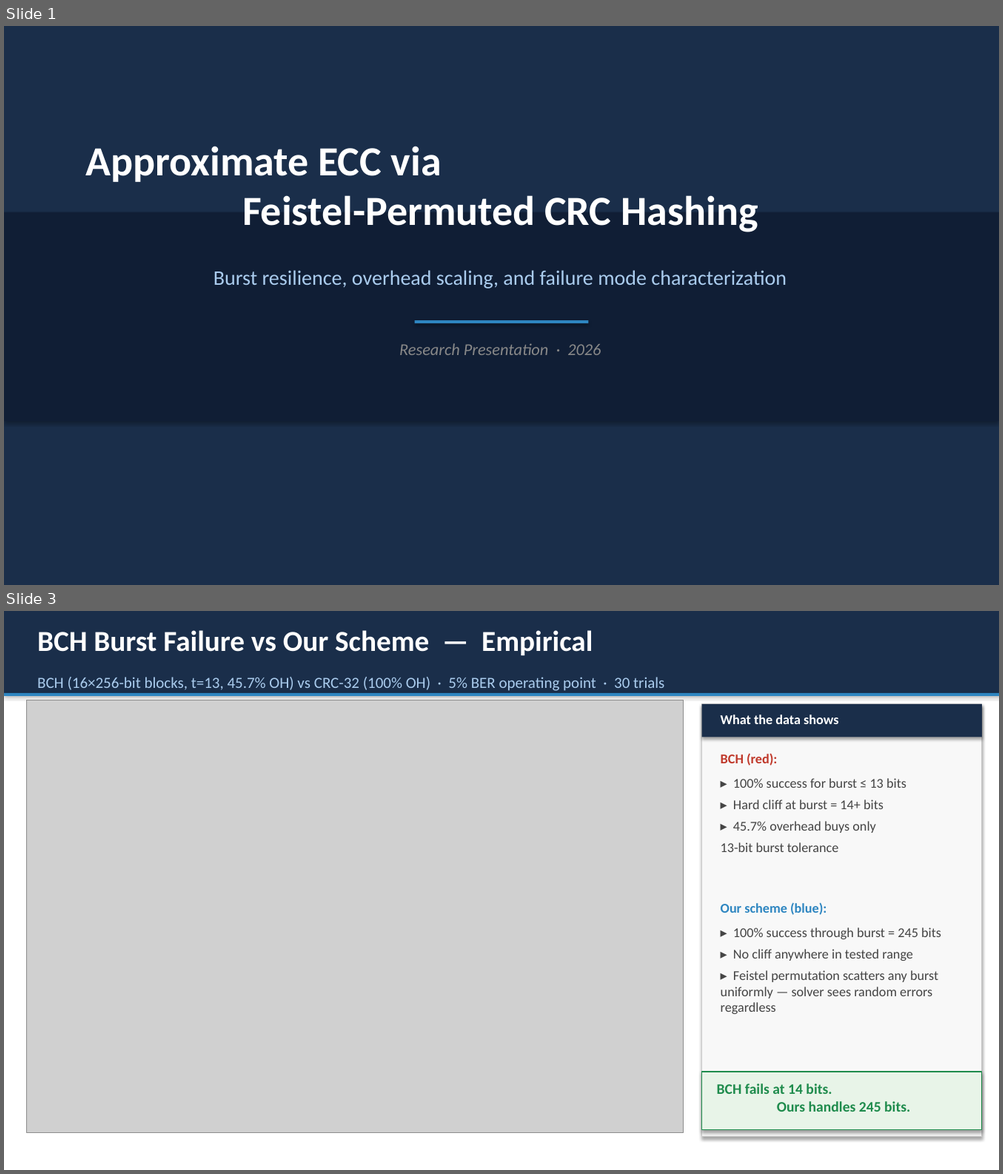
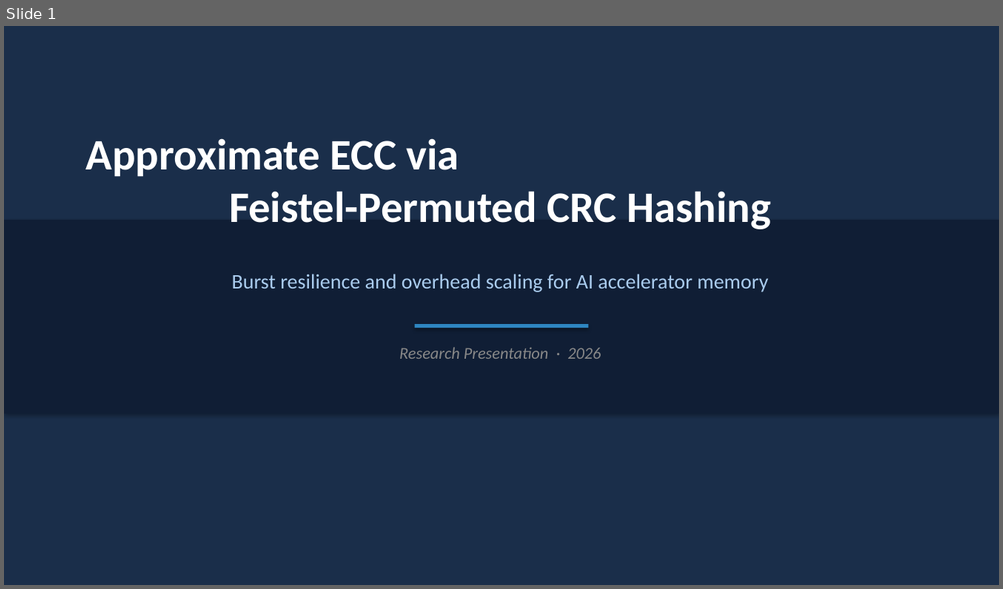
Before and after one commit to dmrlobo2002/approximate_ecc, a slide deck: advisor_slides.pptx. Shown one above the other, each under a label of ours: slides 1 and 3 before the commit, slide 1 after it; the slides between them are not shown. The pictures are 1003x1174 and 1003x589 pixels, drawn with LibreOffice and Linux fonts; fonts in the diff are those of the drawing; grey boxes stand for pictures. Boxes give left, top, right and bottom in pixels: in the first picture for what was removed or moved away, otherwise in the second. Text is boxed around its words. In the diff, an @@ line names an element or a change of style, - is before the commit and + after.

```diff
--- a/advisor_slides.pptx
+++ b/advisor_slides.pptx
@@ slide 3 removed at (x1=4, y1=611, x2=999, y2=1170), background #FFFFFF @@
@@ rectangle removed at (x1=4, y1=611, x2=999, y2=1170) @@
@@ rectangle removed at (x1=4, y1=611, x2=999, y2=693) @@
@@ text removed at (x1=37, y1=630, x2=592, y2=655) @@
-BCH Burst Failure vs Our Scheme — Empirical
@@ text removed at (x1=37, y1=677, x2=664, y2=691) @@
-BCH (16×256-bit blocks, t=13, 45.7% OH) vs CRC-32 (100% OH) · 5% BER operating point · 30 trials
@@ rectangle removed at (x1=4, y1=693, x2=999, y2=696) @@
@@ picture removed at (x1=26, y1=701, x2=683, y2=1133) @@
@@ rectangle removed at (x1=702, y1=704, x2=982, y2=1137) @@
@@ rectangle removed at (x1=702, y1=704, x2=982, y2=737) @@
@@ text removed at (x1=720, y1=715, x2=838, y2=724) @@
-What the data shows
@@ text removed at (x1=720, y1=753, x2=777, y2=766) @@
-BCH (red):
@@ text removed at (x1=720, y1=778, x2=906, y2=852) @@
-▸ 100% success for burst ≤ 13 bits
-▸ Hard cliff at burst = 14+ bits
-▸ 45.7% overhead buys only
-13-bit burst tolerance
@@ text removed at (x1=720, y1=903, x2=826, y2=915) @@
-Our scheme (blue):
@@ text removed at (x1=720, y1=928, x2=941, y2=1014) @@
-▸ 100% success through burst = 245 bits
-▸ No cliff anywhere in tested range
-▸ Feistel permutation scatters any burst uniformly — solver sees random errors regardless
@@ rectangle removed at (x1=702, y1=1072, x2=982, y2=1130) @@
@@ text removed at (x1=717, y1=1084, x2=910, y2=1112) @@
-BCH fails at 14 bits.
-Ours handles 245 bits.
@@ slide 1 changed as well @@
@@ text "Approximate ECC via Feistel-Permuted CRC ..." moved from (x1=86, y1=146, x2=758, y2=232) to (x1=86, y1=138, x2=771, y2=230) @@
@@ text "Approximate ECC via Feistel-Permuted CRC ..." at (x1=86, y1=138, x2=771, y2=230): size 40 to 42 pt @@
@@ rectangle resized from (x1=4, y1=212, x2=999, y2=421) to (x1=4, y1=220, x2=999, y2=414) @@
@@ text at (x1=232, y1=274, x2=768, y2=292): text changed @@
-Burst resilience, overhead scaling, and failure mode characterization
+Burst resilience and overhead scaling for AI accelerator memory
@@ rectangle moved from (x1=415, y1=321, x2=588, y2=323) to (x1=415, y1=324, x2=588, y2=328) @@
@@ text "Research Presentation · 2026" moved from (x1=399, y1=343, x2=600, y2=355) to (x1=399, y1=347, x2=600, y2=359) @@
```
Also in this commit, not shown: 2 other slides changed, 8 slides added, 5 other slides removed, 7 other files.
